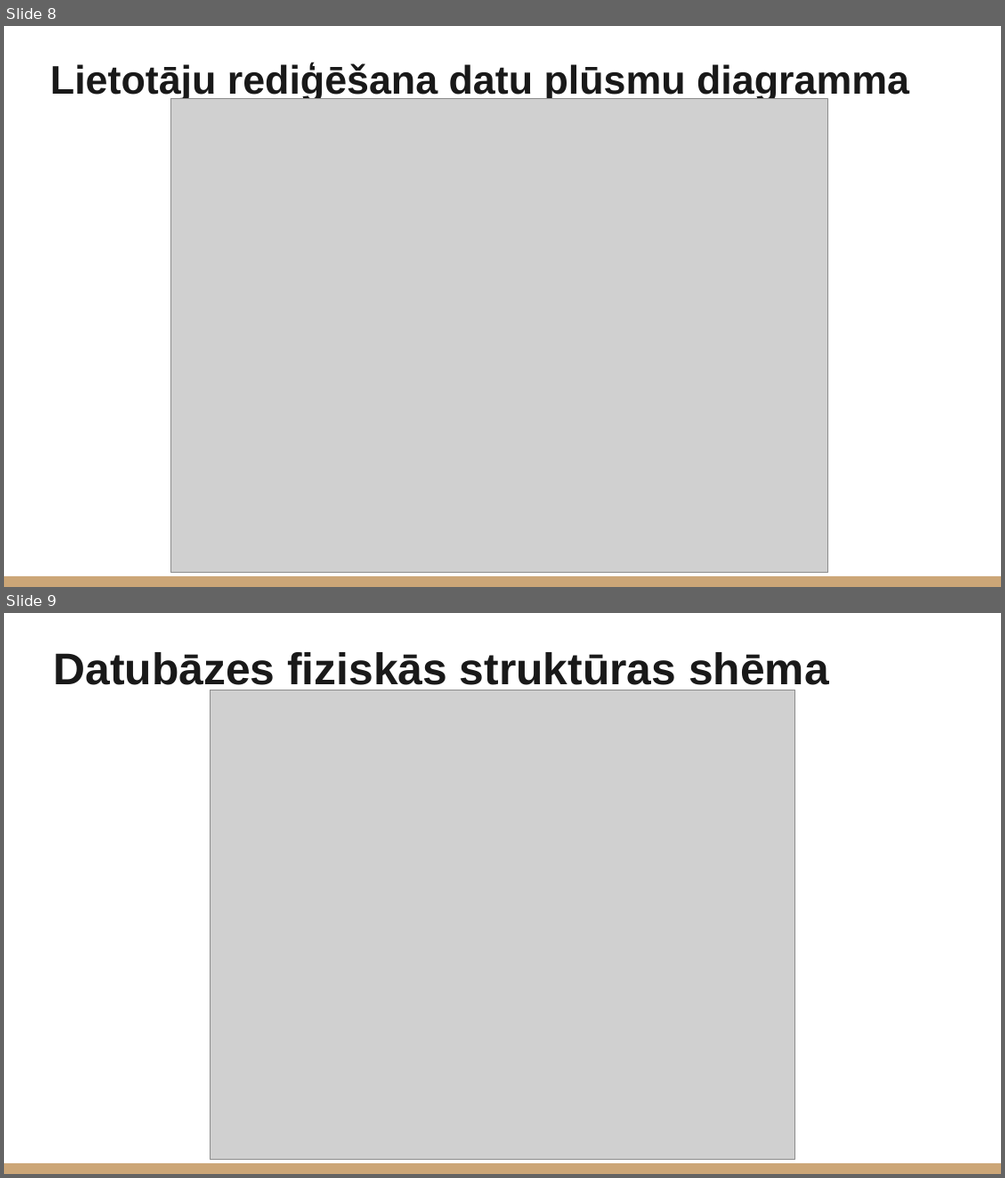
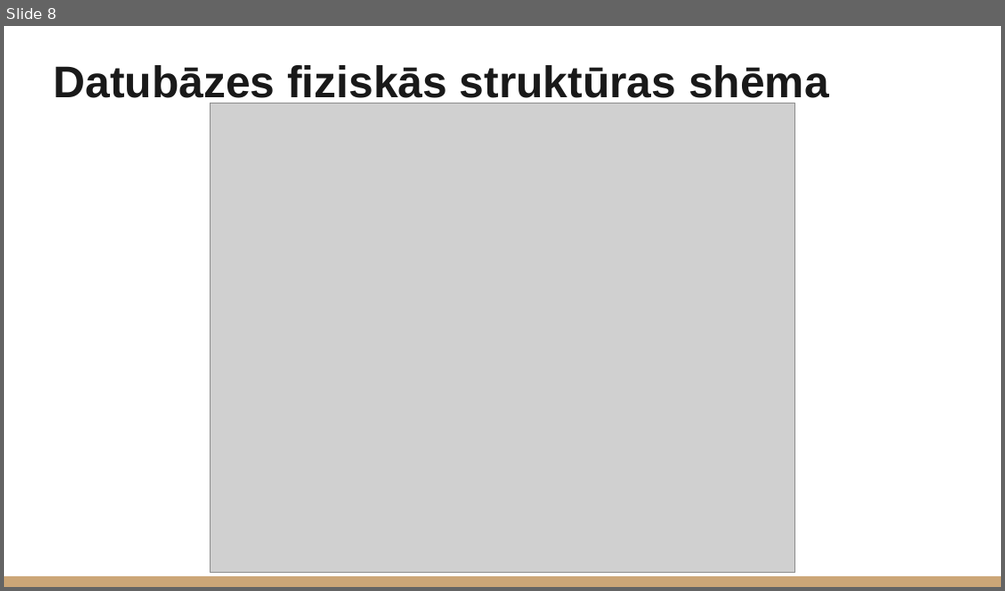
Before and after one commit to KIvanovs/DBQuestRoom, a slide deck: Documents/June/kvalifikacijas darbs Kirils Ivanovs DP4-1.pptx. Shown one above the other, each under a label of ours: slides 8 and 9 before the commit, slide 8 after it. The pictures are 1005x1178 and 1005x591 pixels, drawn with LibreOffice and Linux fonts; fonts in the diff are those of the drawing; grey boxes stand for pictures. Boxes give left, top, right and bottom in pixels: in the first picture for what was removed or moved away, otherwise in the second. Text is boxed around its words. In the diff, an @@ line names an element or a change of style, - is before the commit and + after.

```diff
--- a/Documents/June/kvalifikacijas darbs Kirils Ivanovs DP4-1.pptx
+++ b/Documents/June/kvalifikacijas darbs Kirils Ivanovs DP4-1.pptx
@@ slide 8 removed at box(4, 26, 1001, 587), background #FFFFFF; not listed: 1 template element that a slide beside it also shows @@
@@ title removed at box(50, 62, 909, 102) @@
-Lietotāju rediģēšana datu plūsmu diagramma
@@ picture removed at box(170, 99, 827, 572) @@
@@ what was slide 9 is now slide 8 @@
```
Also in this commit, not shown: 4 other files.
